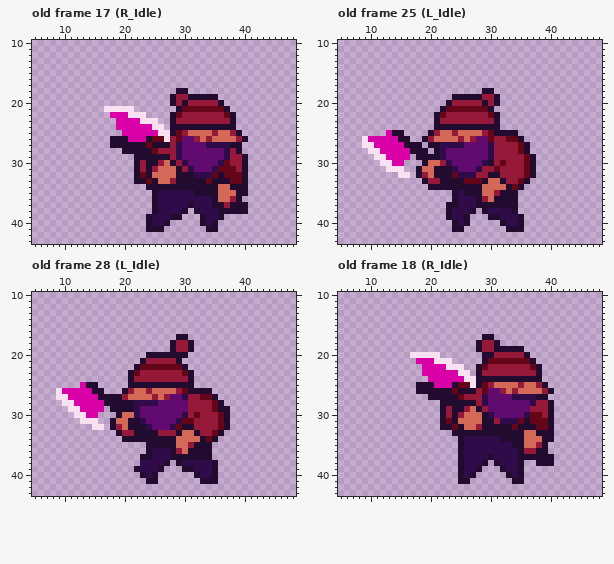
Pixel-art file, stored at Godot/aseprite/player/Jack.aseprite. This is how it looked before the edit.
60x60 pixels, 32 frames. Shown: old frame 17 (R_Idle): x 5..48, y 10..43; old frame 25 (L_Idle): x 5..48, y 10..43; old frame 28 (L_Idle): x 5..48, y 10..43; old frame 18 (R_Idle): x 5..48, y 10..43. The commit also changed other frames, which this record leaves out.
Once edited:
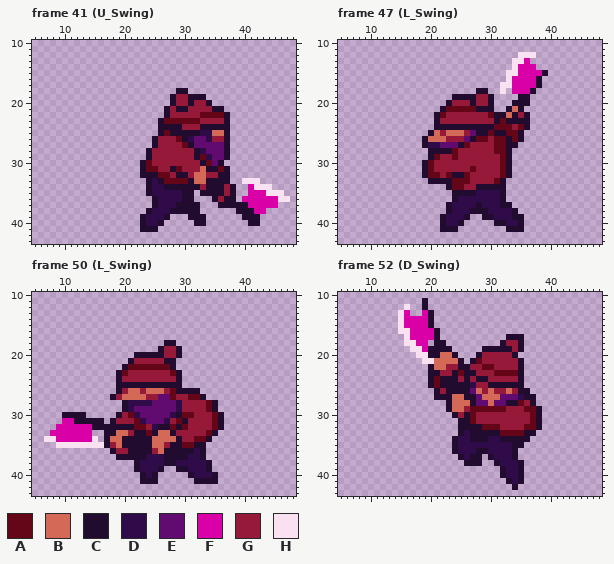
Palette (. is transparent): A #650518  B #d46958  C #210b2e  D #2f0c49  E #610a6f  F #d900a7  G #96193a  H #fae1f1
A new or re-ordered frame is compared with the old frame closest to it.
The exact change:
frames 32 -> 56
Changed rows in their new state; - is an unchanged pixel.
Frame 41 (U_Swing) is new; against old frame 17 (R_Idle):
first column x 17:
19 -----------------..------------
20 -------------GC--C..-----------
21 .....-----CG-CGGGGCC.----------
22 -......---CGG---AAAAC.---------
23 --.......CAAAAAA----C.---------
24 --.......CC--GGG-----.---------
25 ---......CA-CCCCDDB-C..--------
26 -.......CGG--CDEEDGGC...-------
27 -.......-GG-GAC--EEEC..--------
28 ---....-G---GGGCD---C..--------
29 -----..-GGG-GGGCAD--C...-------
30 -----.CAG-GG-GGGCA-C....-------
31 -----.CAAGGCA-GGBCC-C...-------
32 -----.C-CAAG--GBBGG-C...-------
33 -----..CDCAAAA-BBC---..HHH-----
34 --------DD------G--CG-..FHHH---
35 -------CD----CC.---CGC..FFFHHH-
36 -------------CC...-GCC.FFFFFFHH
37 ------------CC-C...-C---FFFFF--
38 -------CD--CC-C-......--CFF----
39 ------CD--C..-CC-...---CCC-----
40 ------CD-C.----C-..-----CC-----
41 ------C--.-------..------------
Frame 47 (L_Swing) is new; against old frame 25 (L_Idle):
first column x 9:
12 --------------------------HHH--
13 -------------------------HHF---
14 -------------------------HFFF--
15 ------------------------HHFFFFC
16 ------------------------HFFFFC-
17 -----------------------HHFFFFC-
18 -------------------C-.-H-FFFC--
19 -------------------G-C.---CC---
20 ------------------C-GC.--CCC---
21 -------------------CC---CBC----
22 -----------------------CBCGC---
23 -----------------------ACCCC---
24 ----------------------AAAGAC---
25 ----...-----BG-B-GECC---AAC----
26 ........---B--GG-ECAAGAAC------
27 ..........CDDEEECAGGGGAACC..---
28 -..........C-CCAGGGGGGAAC...---
29 --......-..-AGGAGGGGGG-AC....--
30 ---....----AG-GGGGGGGG--C....--
31 ----...--.CAGGGGGGAG--GAC....--
32 ------..-.CAAGACCAG--GGAC....--
33 ----------.CC--AA-GGGGA-....---
34 -----------...-AAGG-CCCC...----
35 ----------------C--DDDD-..-----
36 -------------------DDDD-..-----
37 ---------------D----DDD--.-----
38 -------------------C-----------
39 -------------CD-----C-D--C-----
40 -------------CDDC.----C--------
41 -------------CC-.--------------
Frame 50 (L_Swing) is new; against old frame 28 (L_Idle):
first column x 7:
17 ----------------------..-------
18 --------------------C-...------
19 -------------------CGGC..------
20 ---------------CC---GG-.-------
21 --------------CGG---CC.--------
22 -------------CAA-----C..-------
23 ------------CAGG-----AC..------
24 ------------CGG-------C..------
25 ------...---CC---------..------
26 --........--CGB-GB--GACC--..---
27 --.........-GB---G-EEAGGAAC..--
28 ---..........-D---E---DG---AC.-
29 ----......-..-DE------DG---AC..
30 ---CCCC..----GA------DCAAG--AC.
31 ---FFCCCCC--GGGA----DGACG---AC.
32 --FFFFFFCCC-CC-AAGDCCACAG---AC.
33 -FFFFFFF--CCBB---A-BBCGGGG-AC.-
34 HHFFFFFFH-CBB-----BBBBCGGAAC.--
35 --HHHHHHHHCGBCCCC-BBG-CAA--.---
36 -----------CGGCCC-GBC-CC-D-.---
37 ------------CCCC-D--C---DD-.---
38 ---------------C-----CD----C.--
39 ----------------------C-D--C.--
40 ------------------------CD-----
41 ----------------C--------C-----
Frame 52 (D_Swing) is new; against old frame 18 (R_Idle):
first column x 15:
11 ----C---------------------
12 -H--C---------------------
13 HF--FC--------------------
14 HFFFFC--------------------
15 HFFFFC--------------------
16 HHFFFFC-------------------
17 -HFFFFC-------..--CCC-----
18 -HHFF-CC-----....CGGC-----
19 --HHFCCCC----.CC---G------
20 --.--CCBBC---CGG---C..----
21 ---.HHBBBBC-CAGGGGGGC..---
22 ----.CBBGGCCGG-A----C...--
23 ----.CCGGCACCG--AAAAC...--
24 -----CACCCGCG--GGGGG-...--
25 ---..-ACC-CCDGGCCCCCC....-
26 ---...-G-C--EBGBG---CC....
27 -----.---BBCCEBBB--E-CC..-
28 -------.-BBB-EEB--CCAGC...
29 -------.CBB-AAAAAAGGGAAC..
30 -------..--CAGGGGGGGGG-C..
31 -------...CCAGGG-GGGGG-C..
32 -------...-CCCAAAGGGGAAC..
33 ---------.-D-----AAAACC...
34 ---------CD-CCC------C....
35 ---------CD----------....-
36 ---------CD--CC----C.....-
37 ------------CC.----C......
38 ----------.CCC.--------...
39 ----------....------------
40 ----------...----CD-------
41 ----------..------CD------
42 -------------------C------
